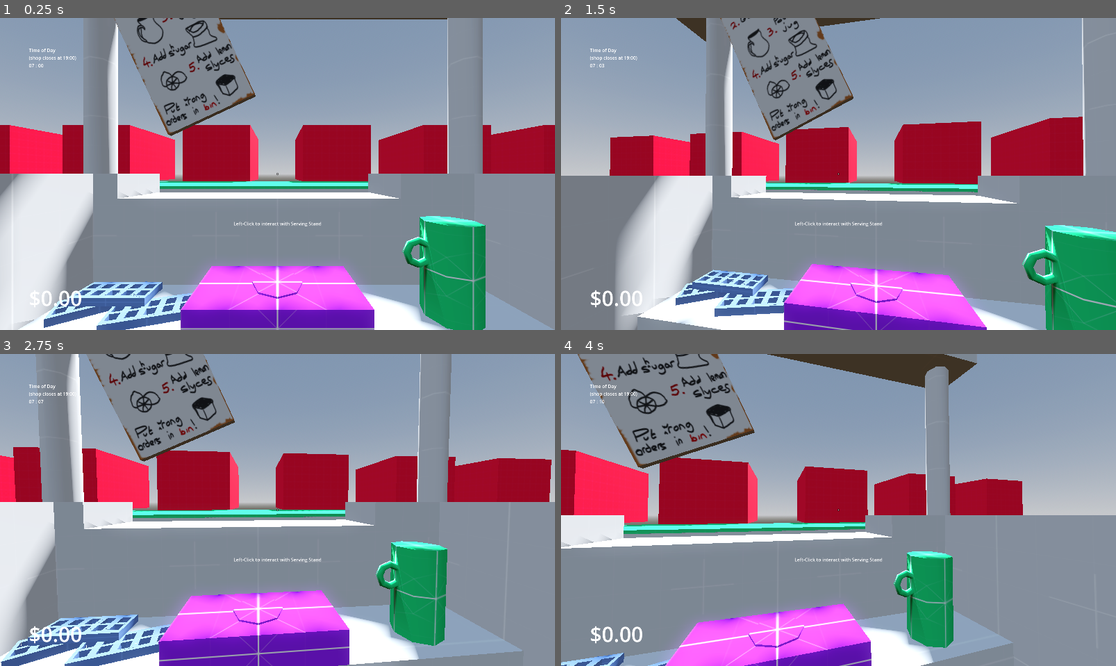
Above: before the commit, frames 1-4 (two rows, left to right).
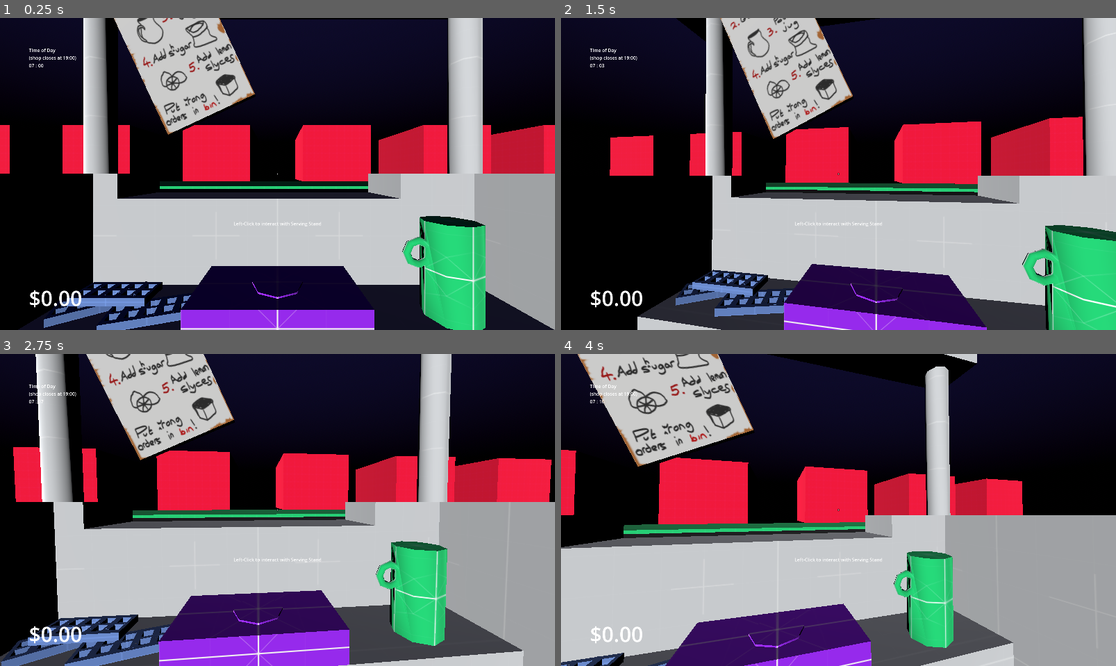
Above: after the commit, the same moments.

Repository: joshuaclarkuk/ProjectLemonade
Game: Godot game, scene res://Levels/main.tscn
Two runs of this game, one before a commit and one after it. Both use one fixed random seed, a clock stepped at 60 frames per second and the inputs below. This scene is started directly instead of the project's main scene.
Inputs (mouse positions are in pixels of both pictures, inside the frame that each line leads up to):
- Up to frame 1 (0.25 s): no input
- Up to frame 2 (1.5 s): tap Enter at 0.5, 1.25 s; move the mouse to (866, 174) at 0.52 s; press the mouse at (866, 174) at 0.53 s; move the mouse to (810, 174) at 1.27 s; release the mouse at (810, 174) at 1.28 s; click (810, 174) at 1.35 s
- Up to frame 3 (2.75 s): tap Enter at 2 s; move the mouse to (288, 503) at 2.02 s; press the mouse at (288, 503) at 2.03 s
- Up to frame 4 (4 s): tap Enter at 2.75, 3.5 s; move the mouse to (832, 516) at 2.77 s; release the mouse at (832, 516) at 2.78 s; click (832, 516) at 2.85 s; move the mouse to (877, 513) at 3.52 s; press the mouse at (877, 513) at 3.53 s

The runs differ from the first frame. In frame 1, 99% of the frame differs, in the area x 0-100%, y 0-100%; in frame 2, 99%; in frame 3, 99%; in frame 4, 100%.

Commit message:
Barebones Day/Night Cycle
Sort of working but need to tweak the WorldEnvironment and stuff to get it looking a little less bleak

Diff:
--- a/Levels/main.tscn
+++ b/Levels/main.tscn
@@ -11,18 +11,22 @@
 [ext_resource type="Material" uid="uid://bbpj184144cky" path="res://Materials/Prototyping/prototyping_red.tres" id="7_xslve"]
 [ext_resource type="Texture2D" uid="uid://bser51axymuul" path="res://Assets/Textures/GameOverScreen/End of Days.png" id="10_fpe8g"]
 
-[sub_resource type="ProceduralSkyMaterial" id="ProceduralSkyMaterial_5sd3x"]
-sky_horizon_color = Color(0.64625, 0.65575, 0.67075, 1)
-ground_horizon_color = Color(0.64625, 0.65575, 0.67075, 1)
-
-[sub_resource type="Sky" id="Sky_ii1wc"]
-sky_material = SubResource("ProceduralSkyMaterial_5sd3x")
-
-[sub_resource type="Environment" id="Environment_vqltd"]
+[sub_resource type="Gradient" id="Gradient_0pw7q"]
+colors = PackedColorArray(0.00810631, 0.00743411, 0.130104, 1, 0.00351917, 0.00351917, 0.00351917, 1)
+
+[sub_resource type="GradientTexture2D" id="GradientTexture2D_um5r8"]
+gradient = SubResource("Gradient_0pw7q")
+fill_from = Vector2(1, 0.505495)
+
+[sub_resource type="PhysicalSkyMaterial" id="PhysicalSkyMaterial_uacxk"]
+night_sky = SubResource("GradientTexture2D_um5r8")
+
+[sub_resource type="Sky" id="Sky_cnt8i"]
+sky_material = SubResource("PhysicalSkyMaterial_uacxk")
+
+[sub_resource type="Environment" id="Environment_6w4mx"]
 background_mode = 2
-sky = SubResource("Sky_ii1wc")
-tonemap_mode = 2
-glow_enabled = true
+sky = SubResource("Sky_cnt8i")
 
 [sub_resource type="LabelSettings" id="LabelSettings_p0r04"]
 font_size = 72
@@ -35,6 +39,14 @@
 zombie = ExtResource("5_1hf5j")
 max_time_in_day = 270.0
 
+[node name="Environment" type="Node3D" parent="."]
+
+[node name="WorldEnvironment" type="WorldEnvironment" parent="Environment"]
+environment = SubResource("Environment_6w4mx")
+
+[node name="Sun" type="DirectionalLight3D" parent="Environment"]
+transform = Transform3D(0.866026, -7.57103e-08, 0.5, -8.74228e-08, -1, 0, 0.5, -4.37114e-08, -0.866026, 0, 0, 0)
+
 [node name="AudioPlayers" type="Node" parent="."]
 
 [node name="AmbiencePlayer" type="AudioStreamPlayer" parent="AudioPlayers"]
@@ -43,13 +55,6 @@
 stream = ExtResource("3_dp8sl")
 volume_db = -6.0
 autoplay = true
-
-[node name="WorldEnvironment" type="WorldEnvironment" parent="."]
-environment = SubResource("Environment_vqltd")
-
-[node name="DirectionalLight3D" type="DirectionalLight3D" parent="."]
-transform = Transform3D(-0.866025, -0.433013, 0.25, 0, 0.5, 0.866025, -0.5, 0.75, -0.433013, 0, 0, 0)
-shadow_enabled = true
 
 [node name="Player" parent="." instance=ExtResource("1_ddeo3")]
 transform = Transform3D(1, 0, 0, 0, 1, 0, 0, 0, 1, 0.1, 1, 7)
--- a/Scripts/main.gd
+++ b/Scripts/main.gd
@@ -13,6 +13,7 @@
 @onready var display_s_timer: Timer = $EndDayScreen/DisplaySTimer
 @onready var money_earned_label: Label = $EndDayScreen/MoneyEarnedLabel
 @onready var display_money_earned_timer: Timer = $EndDayScreen/DisplayMoneyEarnedTimer
+@onready var sun: DirectionalLight3D = $Environment/Sun
 
 @export_category("Spawn Variables")
 @export var zombie: PackedScene
@@ -40,6 +41,9 @@
 const START_TIME = 7 * 60  # 07:00
 const END_TIME = 19 * 60   # 19:00
 const TOTAL_GAME_MINUTES = END_TIME - START_TIME
+const TOTAL_SUN_ROTATION: float = 180.0
+var sun_current_rotation: float = 180.0
+var sun_rotation_increment: float = 0.0
 
 signal day_has_ended()
 
@@ -75,6 +79,8 @@
 	#Initialise day/night variables
 	time_left_in_day = max_time_in_day
 	is_time_running = true
+	sun_rotation_increment = TOTAL_SUN_ROTATION / max_time_in_day
+	sun.rotation_degrees.x = sun_current_rotation
 
 	# Initialise UI
 	end_day_screen.set_visible(false)
@@ -90,6 +96,13 @@
 		decrease_spawn_time_throughout_day() # Decreases the spawn time every hour
 		if time_left_in_day <= 0.0:
 			end_day()
+
+	# Rotate sun
+	sun_current_rotation += sun_rotation_increment * delta
+	if sun_current_rotation > 360.0:
+		sun_current_rotation = 360.0
+
+	sun.rotation_degrees.x = sun_current_rotation
 
 
 func _input(event: InputEvent) -> void:
Not shown: 1 places in Levels/main.tscn that only renumber resources
